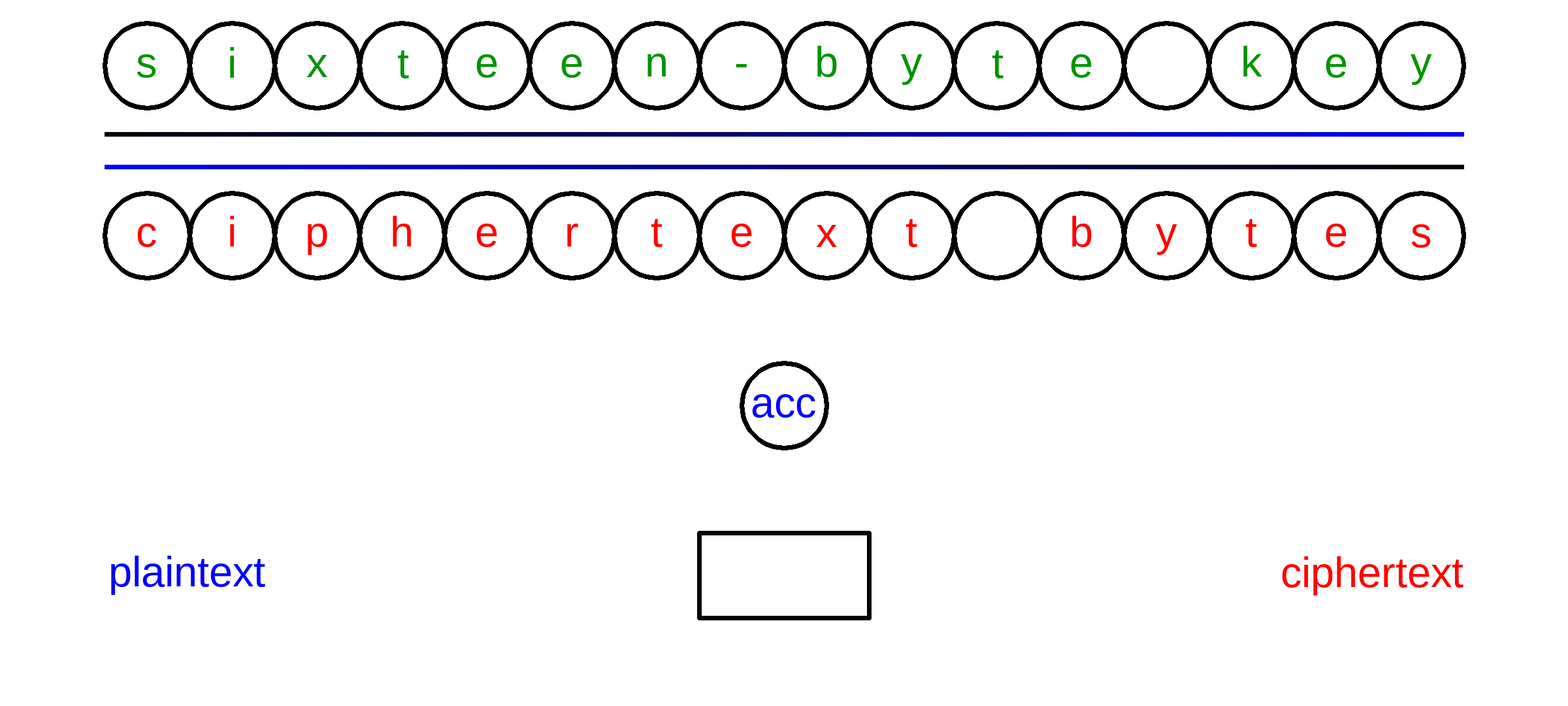
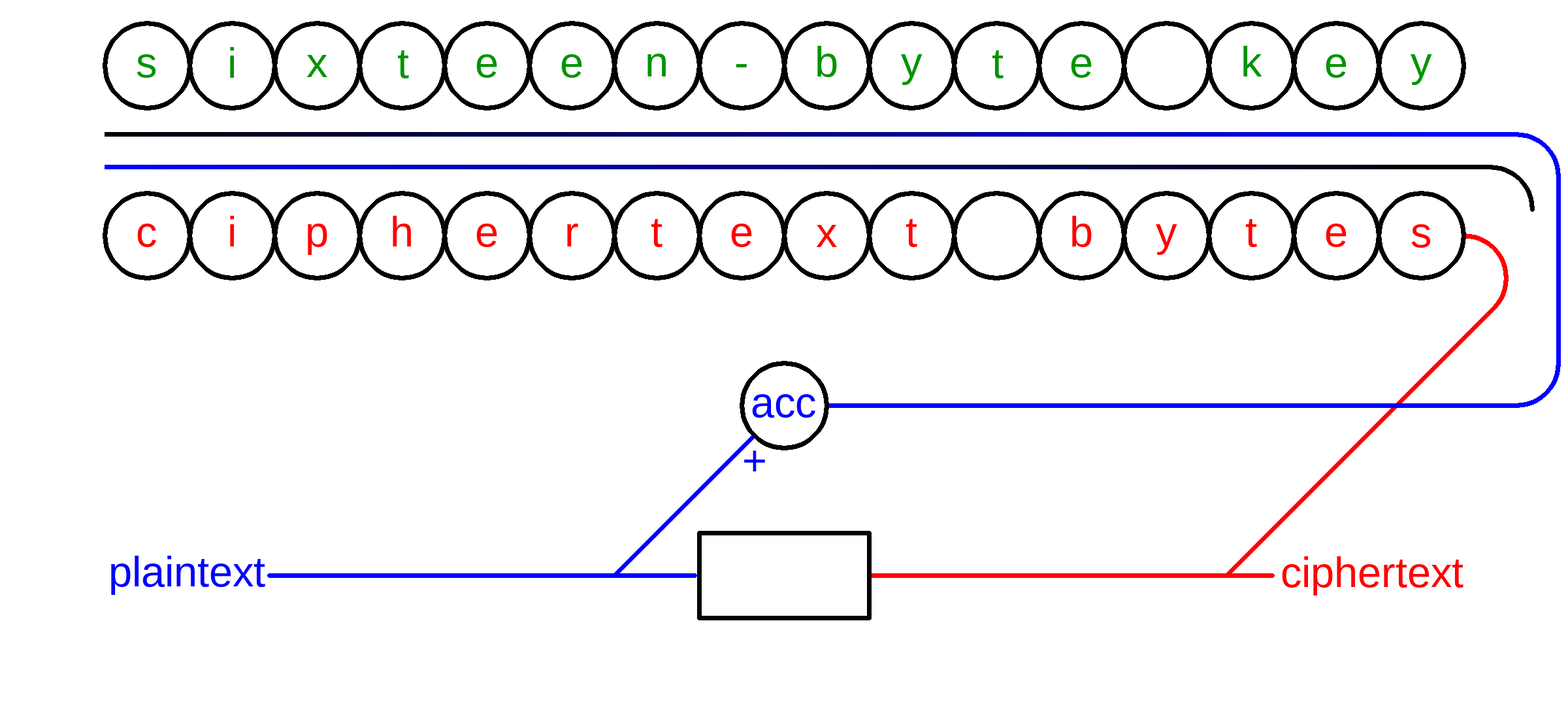
Layer changes from the first 1568x706 image to the second:
added layer "+" above "Drawing" over [744, 450, 766, 472]
painted on "Drawing" over [267, 131, 1561, 578]
painted on "Background" over [614, 133, 1559, 575]
